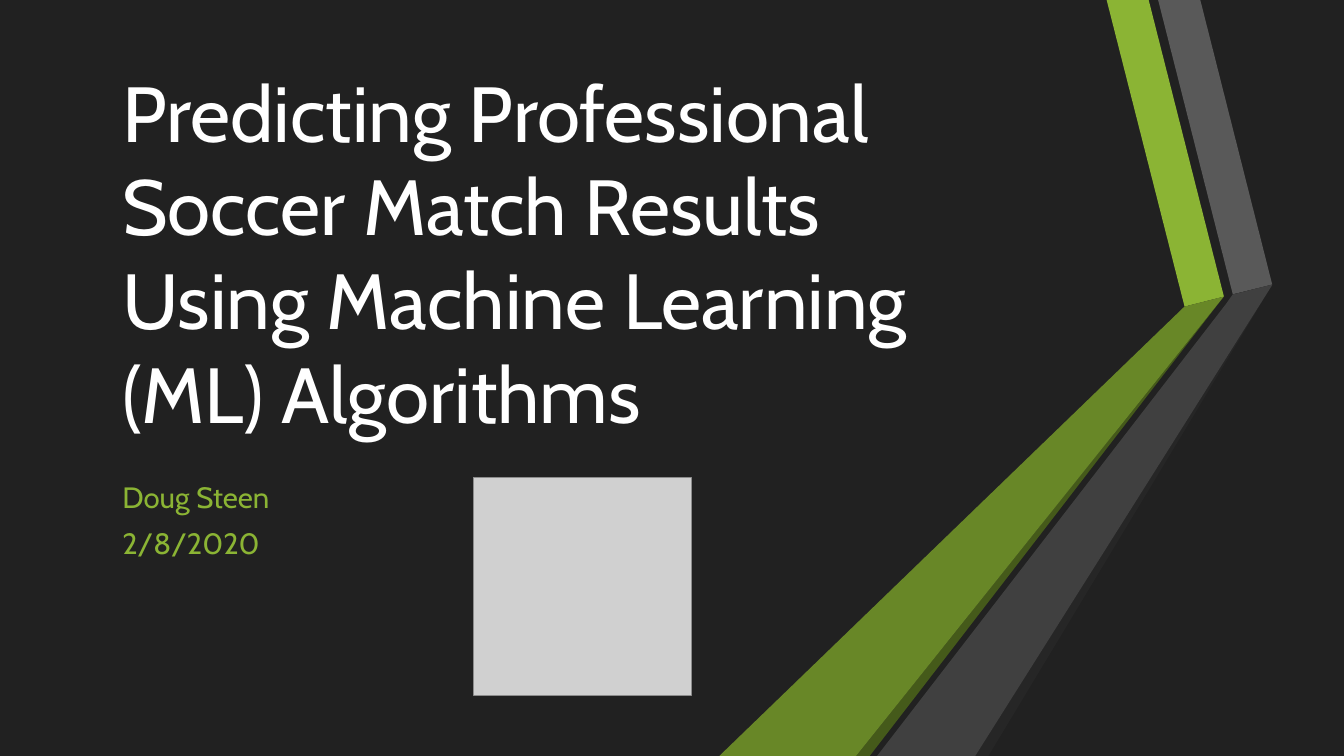
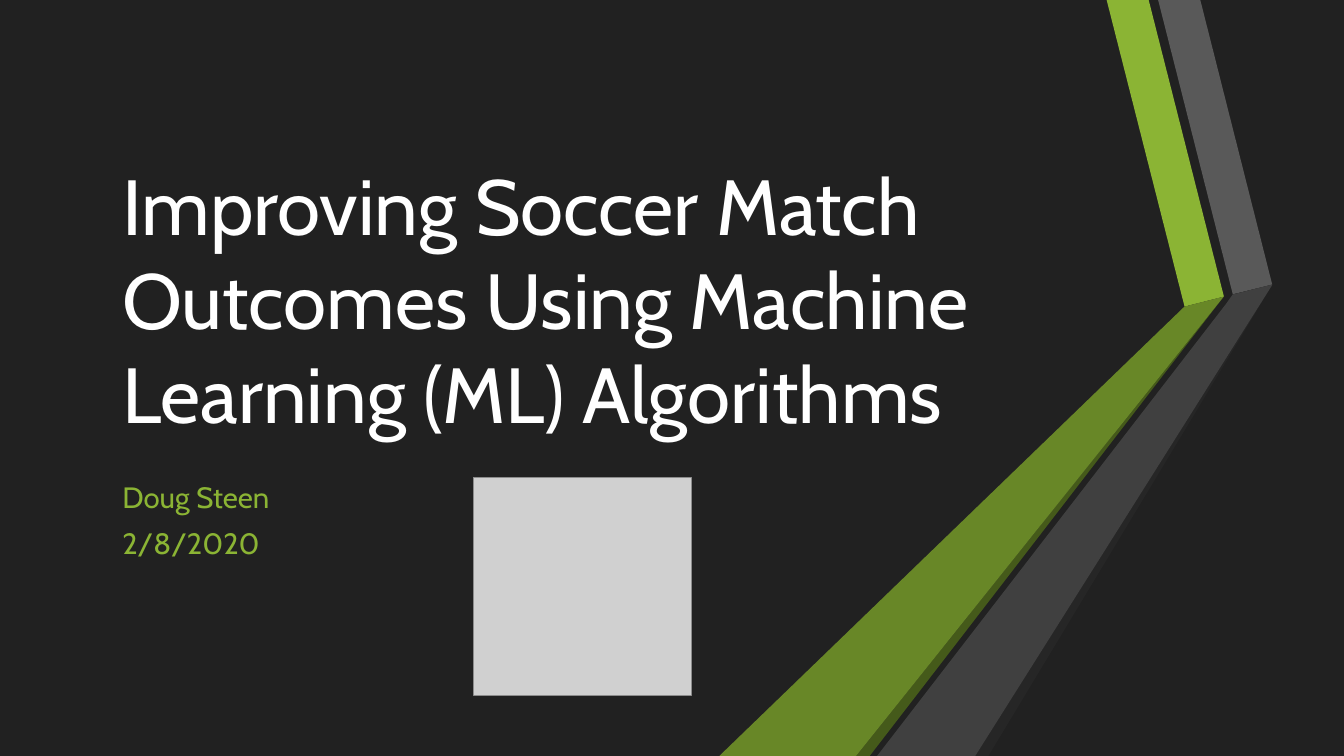
Before and after one commit to douglaspsteen/Predict_EPL_Matches, a slide deck: slide 1 of steen_mod5_pres.pptx. Drawn at 1344x756 pixels with LibreOffice and Linux fonts; fonts in the diff are those of the drawing; grey boxes stand for pictures. Boxes give left, top, right and bottom in pixels: in the first picture for what was removed or moved away, otherwise in the second. Text is boxed around its words. In the diff, an @@ line names an element or a change of style, - is before the commit and + after.

```diff
--- a/steen_mod5_pres.pptx
+++ b/steen_mod5_pres.pptx
@@ title at (x1=122, y1=176, x2=969, y2=440): text changed @@
-Predicting Professional Soccer Match Results Using Machine Learning (ML) Algorithms
+Improving Soccer Match Outcomes Using Machine Learning (ML) Algorithms
```
Also in this commit, not shown: 4 other slides changed, 1 slide removed, 2 other files.
